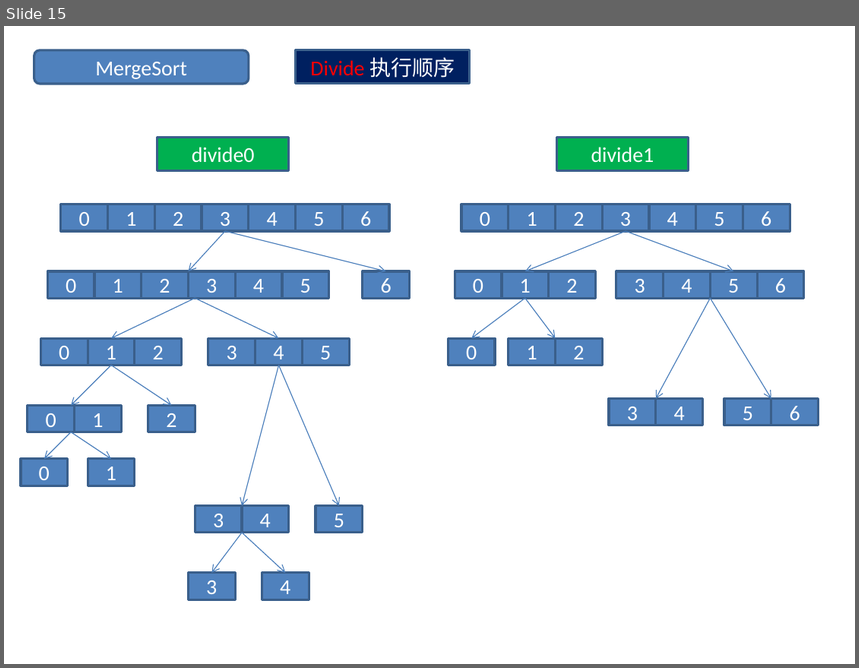
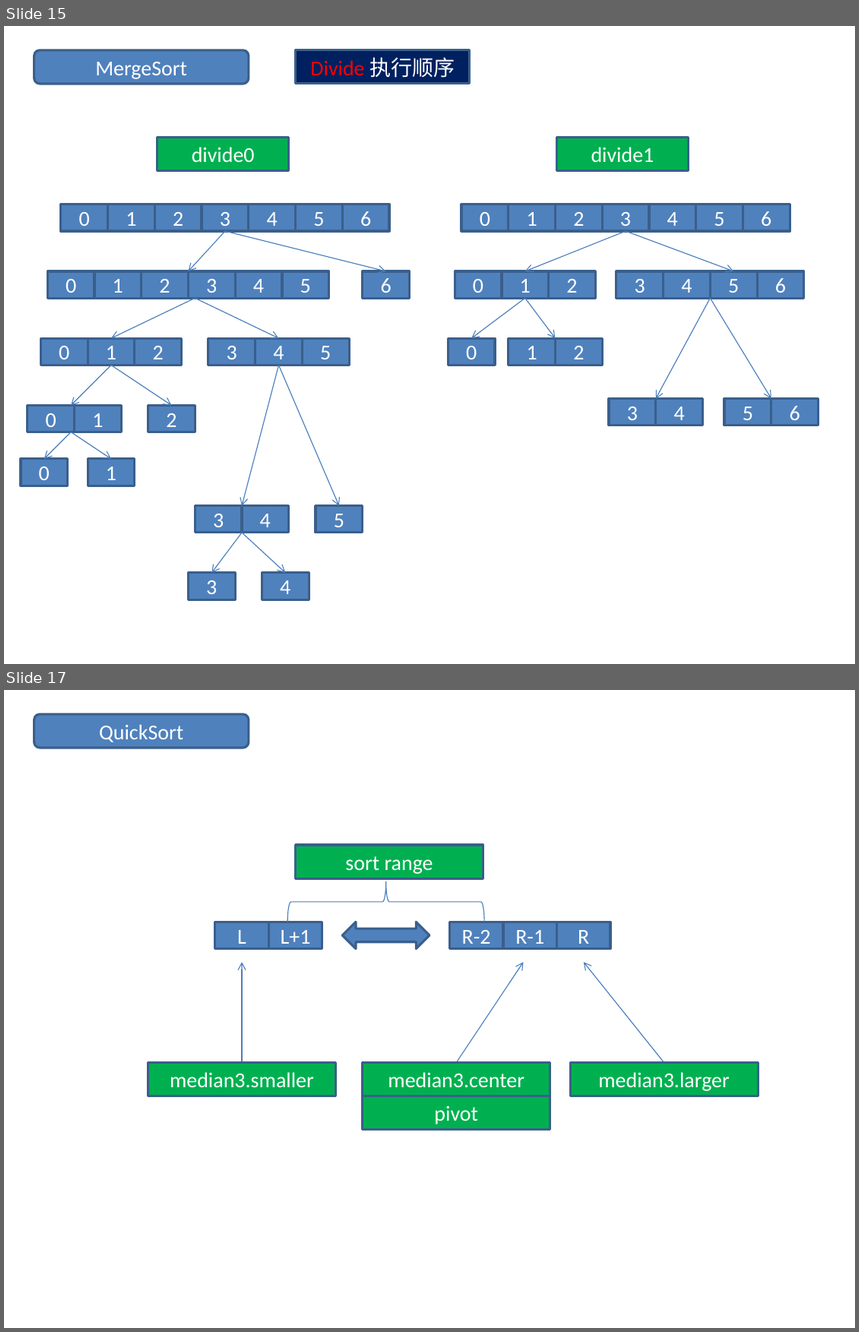
Before and after one commit to LearningPracticeTheory/Data-Structure, a slide deck: JDS7/JDS7.pptx. Shown one above the other, each under a label of ours: slide 15 before the commit, slides 15 and 17 after it; the slides between them are not shown. The pictures are 859x668 and 859x1332 pixels, drawn with LibreOffice and Linux fonts; fonts in the diff are those of the drawing. Boxes give left, top, right and bottom in pixels: in the first picture for what was removed or moved away, otherwise in the second. Text is boxed around its words. In the diff, an @@ line names an element or a change of style, - is before the commit and + after.

Commit message:
QuickSort

```diff
--- a/JDS7/JDS7.pptx
+++ b/JDS7/JDS7.pptx
@@ slide 17 added at [4, 690, 855, 1328], background #FFFFFF @@
@@ rounded rectangle added at [34, 714, 248, 748], fill #4F81BD, outline #3A5F8C 2 pt, 18 pt, text #FFFFFF @@
+QuickSort
@@ rectangle added at [296, 845, 484, 878], fill #00B050, outline #3A5F8C 2 pt, 18 pt, text #FFFFFF @@
+sort range
@@ left brace added at [287, 882, 484, 922], outline #4B7EBC 0.75 pt @@
@@ rectangle added at [215, 923, 268, 948], fill #4F81BD, outline #3A5F8C 2 pt, 18 pt, text #FFFFFF @@
+L
@@ rectangle added at [268, 923, 322, 948], fill #4F81BD, outline #3A5F8C 2 pt, 18 pt, text #FFFFFF @@
+L+1
@@ left right arrow added at [343, 923, 430, 948], fill #4F81BD, outline #3A5F8C 2 pt @@
@@ rectangle added at [450, 923, 503, 948], fill #4F81BD, outline #3A5F8C 2 pt, 18 pt, text #FFFFFF @@
+R-2
@@ rectangle added at [503, 923, 557, 948], fill #4F81BD, outline #3A5F8C 2 pt, 18 pt, text #FFFFFF @@
+R-1
@@ rectangle added at [557, 923, 611, 948], fill #4F81BD, outline #3A5F8C 2 pt, 18 pt, text #FFFFFF @@
+R
@@ arrow added from (243, 1063) to (243, 962), #4B7EBC 0.75 pt @@
@@ arrow added from (456, 1063) to (523, 962), #4B7EBC 0.75 pt @@
@@ arrow added from (664, 1063) to (584, 962), #4B7EBC 0.75 pt @@
@@ rectangle added at [148, 1063, 335, 1096], fill #00B050, outline #3A5F8C 2 pt, 18 pt, text #FFFFFF @@
+median3.smaller
@@ rectangle added at [363, 1063, 550, 1096], fill #00B050, outline #3A5F8C 2 pt, 18 pt, text #FFFFFF @@
+median3.center
@@ rectangle added at [570, 1063, 757, 1096], fill #00B050, outline #3A5F8C 2 pt, 18 pt, text #FFFFFF @@
+median3.larger
@@ rectangle added at [363, 1096, 550, 1129], fill #00B050, outline #3A5F8C 2 pt, 18 pt, text #FFFFFF @@
+pivot
```
Also in this commit, not shown: 13 other slides added, 2 other files.
